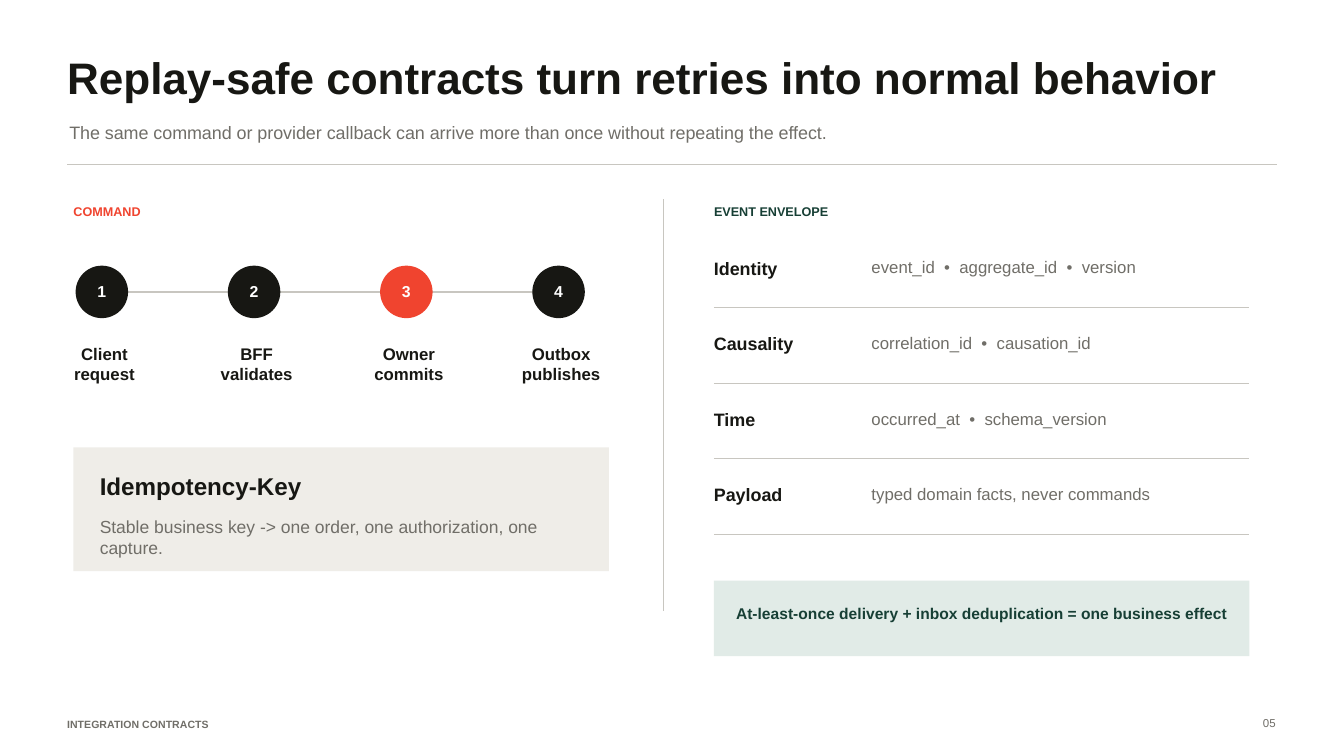
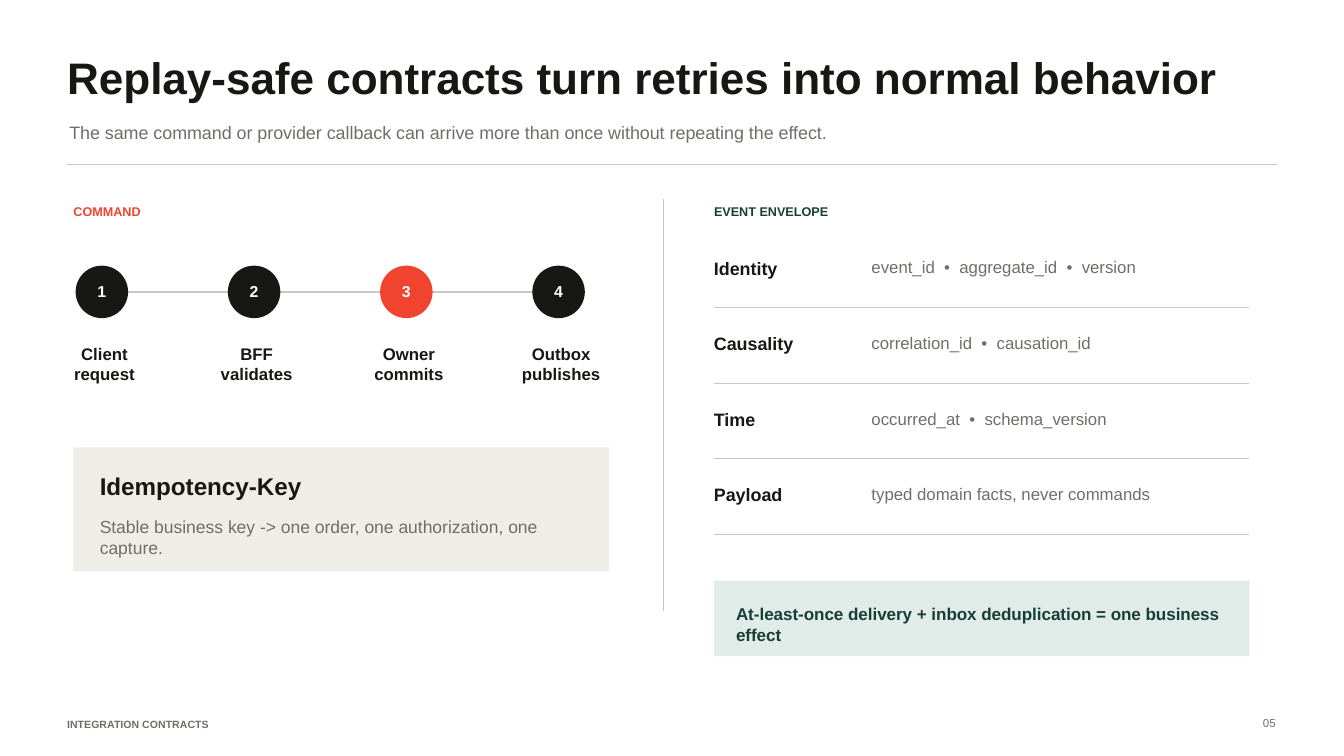
Before and after one commit to xkyota/food-delivery-schematic-project, a slide deck: slide 7 of output/presentation/foodflow-system-design.pptx (slide 5 before the commit). Drawn at 1344x756 pixels with LibreOffice and Linux fonts; fonts in the diff are those of the drawing. Boxes give left, top, right and bottom in pixels: in the first picture for what was removed or moved away, otherwise in the second. Text is boxed around its words. In the diff, an @@ line names an element or a change of style, - is before the commit and + after.

```diff
--- a/output/presentation/foodflow-system-design.pptx
+++ b/output/presentation/foodflow-system-design.pptx
@@ text "At-least-once delivery + inbox deduplication ..." at (x1=736, y1=607, x2=1219, y2=641): size 11.2 to 12.2 pt @@
```
Also in this commit, not shown: 2 other slides changed, 3 slides added, 1 slide removed, 4 other files.
